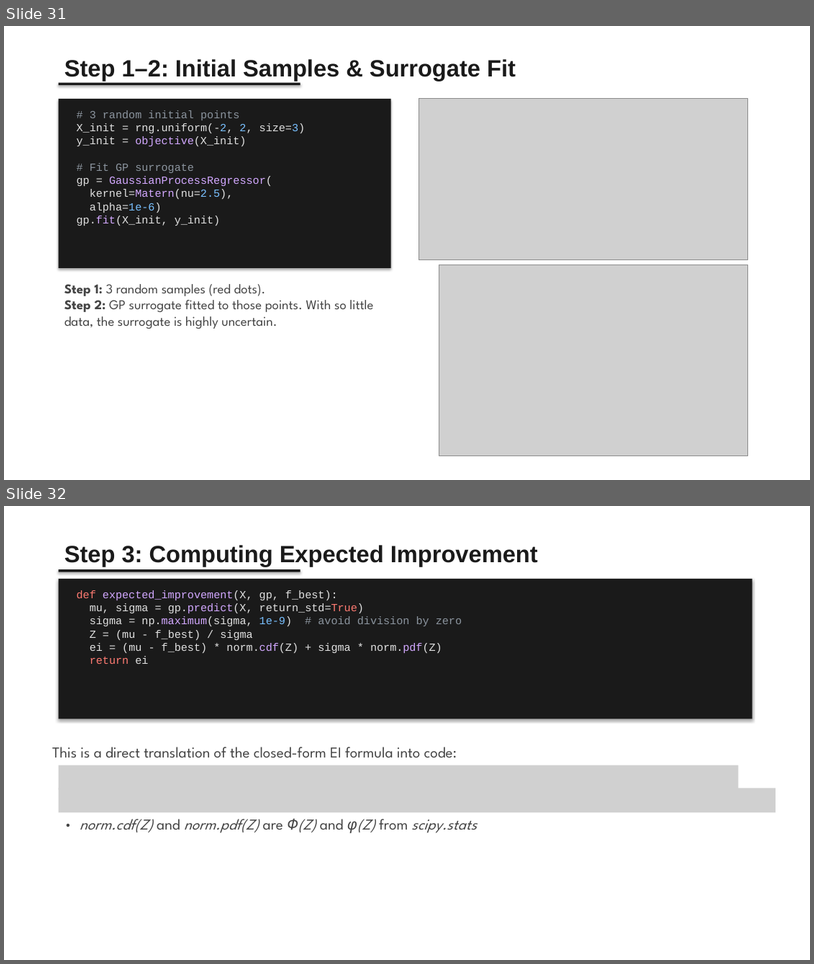
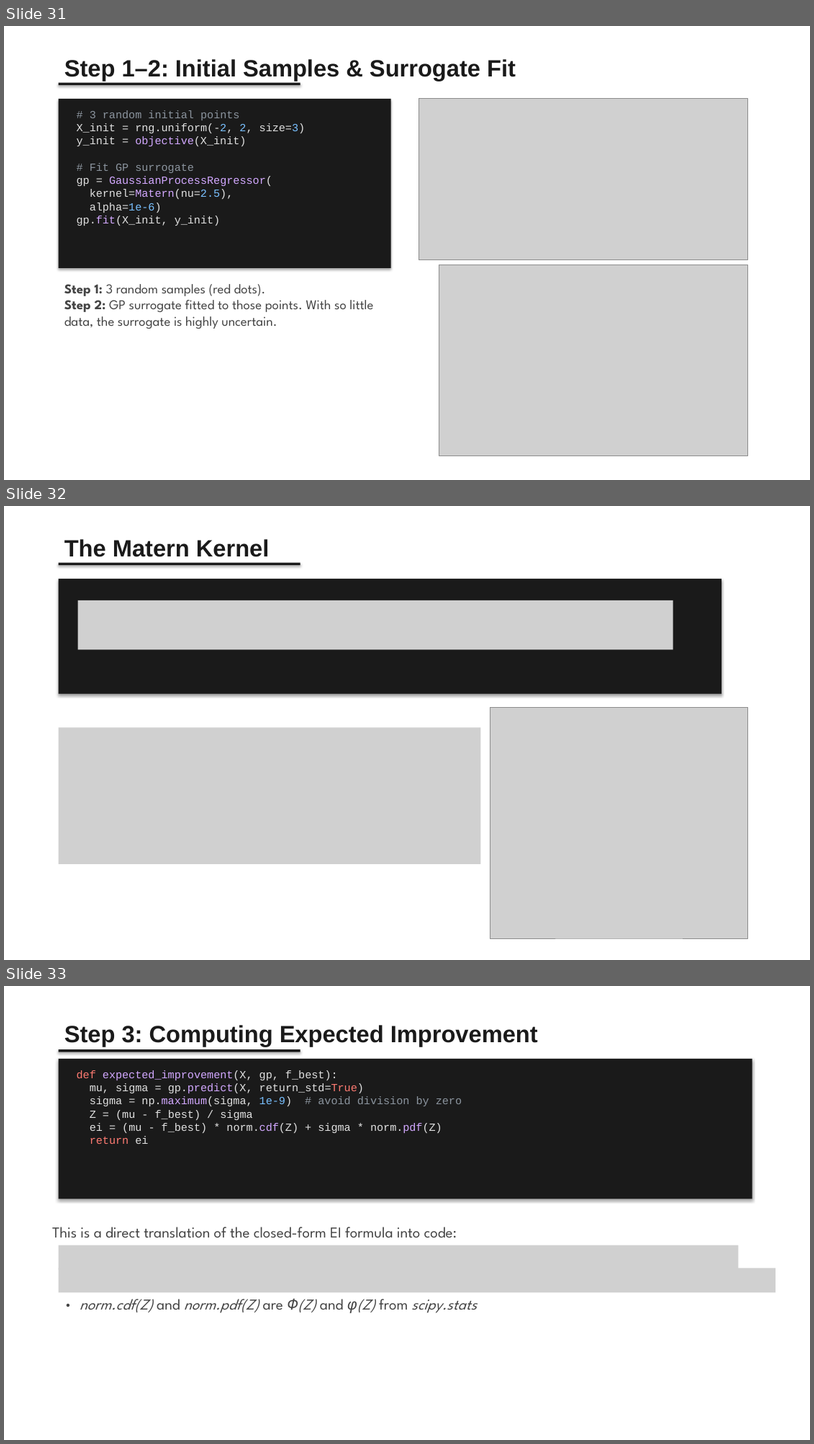
Before and after one commit to AHMalik2000/KIMM-Shared-Data, a slide deck: presentation.pptx. Shown one above the other, each under a label of ours: slides 31 and 32 before the commit, slides 31, 32 and 33 after it. The pictures are 814x964 and 814x1444 pixels, drawn with LibreOffice and Linux fonts; fonts in the diff are those of the drawing; grey boxes stand for pictures. Boxes give left, top, right and bottom in pixels: in the first picture for what was removed or moved away, otherwise in the second. Text is boxed around its words. In the diff, an @@ line names an element or a change of style, - is before the commit and + after.

```diff
--- a/presentation.pptx
+++ b/presentation.pptx
@@ slide 32 added at bbox=[4, 506, 810, 960], background #FFFFFF @@
@@ text added at bbox=[64, 539, 270, 557], 28 pt, text #1A1A1A, bold @@
+The Matern Kernel
@@ rectangle added at bbox=[59, 563, 301, 565], fill #1A1A1A @@
@@ rectangle added at bbox=[59, 579, 722, 693], fill #1A1A1A @@
@@ picture added at bbox=[78, 600, 673, 650] @@
@@ picture added at bbox=[491, 708, 748, 939] @@
@@ picture added at bbox=[59, 728, 481, 864] @@
@@ what was slide 32 is now slide 33 @@
```
